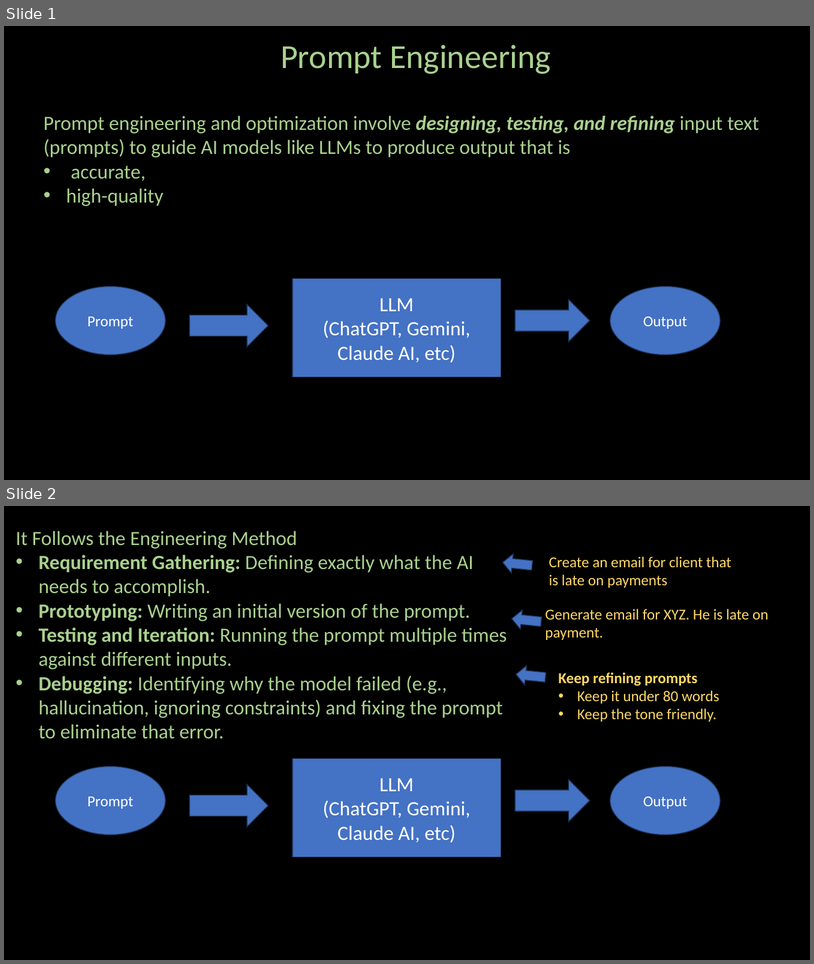
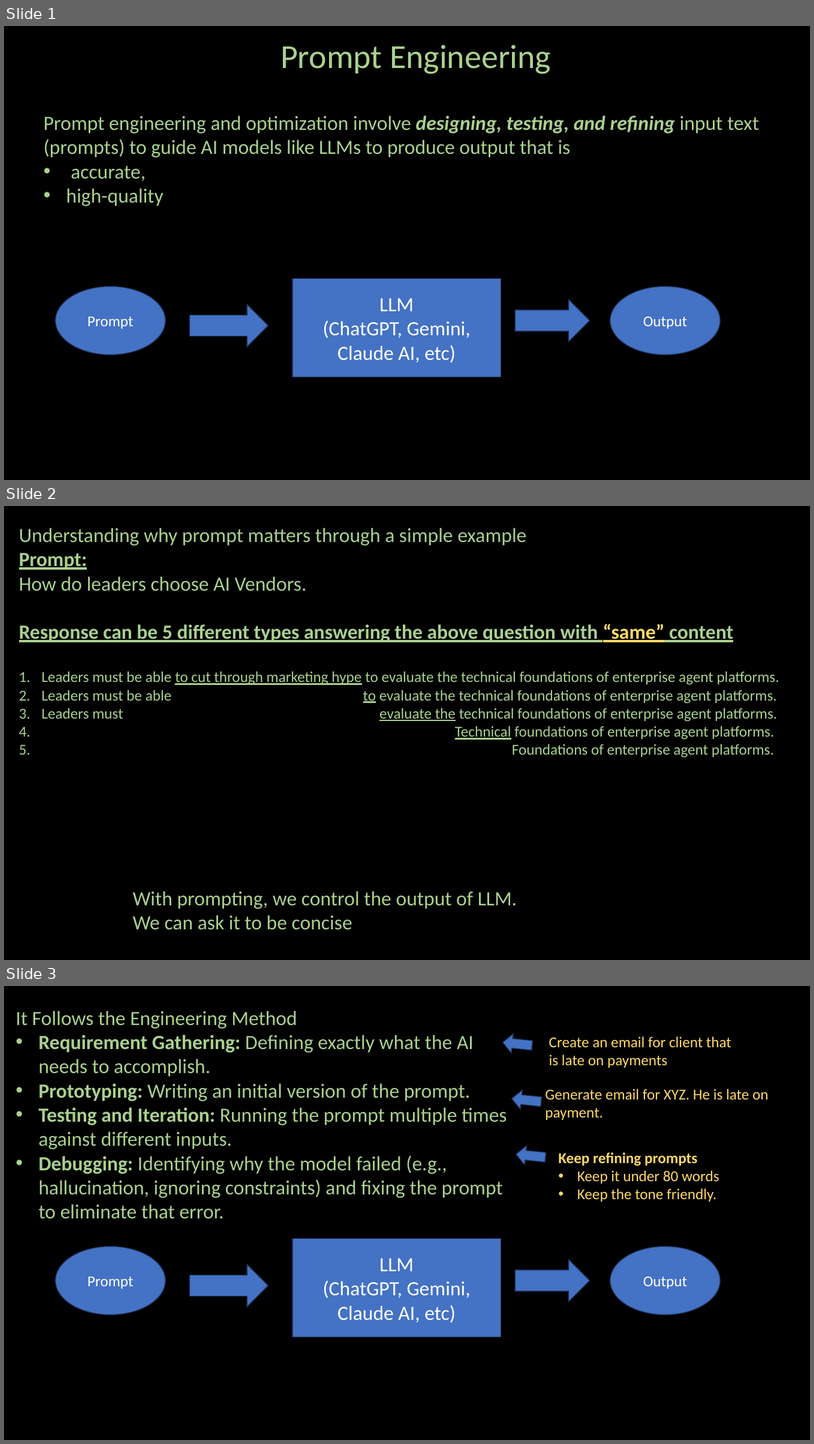
Before and after one commit to ash322ash422/youtube, a slide deck: prompt_engineering/pe-1-basics_Tokenization_Hallucinations_PromptFormula_v2.pptx. Shown one above the other, each under a label of ours: slides 1 and 2 before the commit, slides 1, 2 and 3 after it. The pictures are 814x964 and 814x1444 pixels, drawn with LibreOffice and Linux fonts; fonts in the diff are those of the drawing; background and template pictures are left out. Boxes give left, top, right and bottom in pixels: in the first picture for what was removed or moved away, otherwise in the second. Text is boxed around its words. In the diff, an @@ line names an element or a change of style, - is before the commit and + after.

```diff
--- a/prompt_engineering/pe-1-basics_Tokenization_Hallucinations_PromptFormula_v2.pptx
+++ b/prompt_engineering/pe-1-basics_Tokenization_Hallucinations_PromptFormula_v2.pptx
@@ slide 2 added at (x1=4, y1=506, x2=810, y2=960), background #000000 @@
@@ text added at (x1=19, y1=528, x2=780, y2=757), 18 pt, text #A9D18E @@
+Understanding why prompt matters through a simple example
+Prompt:
+How do leaders choose AI Vendors.
+Response can be 5 different types answering the above question with “same” content
+1. Leaders must be able to cut through marketing hype to evaluate the technical foundations of enterprise agent platforms.
+2. Leaders must be able to evaluate the technical foundations of enterprise agent platforms.
+3. Leaders must evaluate the technical foundations of enterprise agent platforms.
+4. Technical foundations of enterprise agent platforms.
+5. Foundations of enterprise agent platforms.
@@ text added at (x1=133, y1=891, x2=517, y2=930), 24 pt, text #A9D18E @@
+With prompting, we control the output of LLM.
+We can ask it to be concise
@@ what was slide 2 is now slide 3 @@
```
Also in this commit, not shown: 17 other files.
